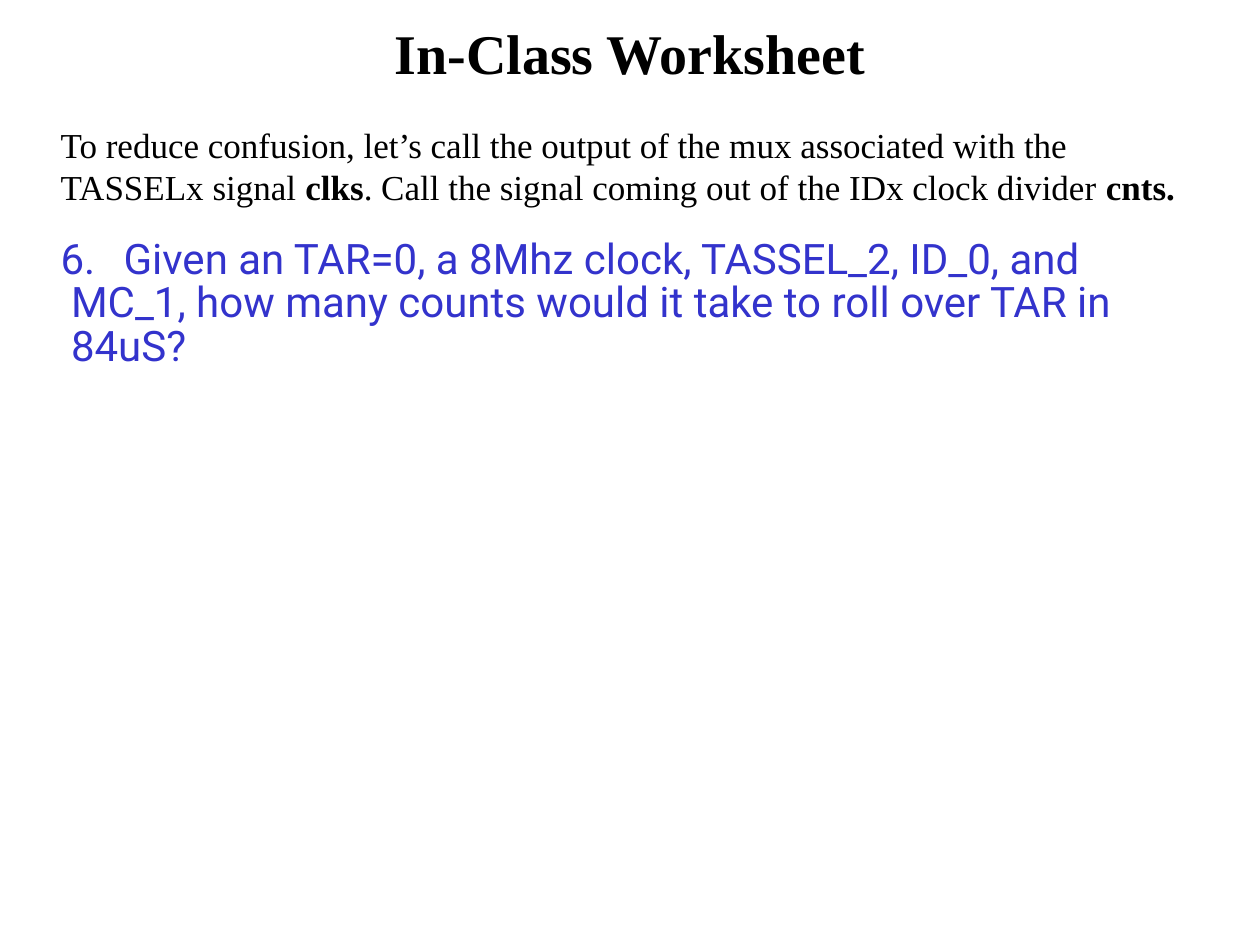
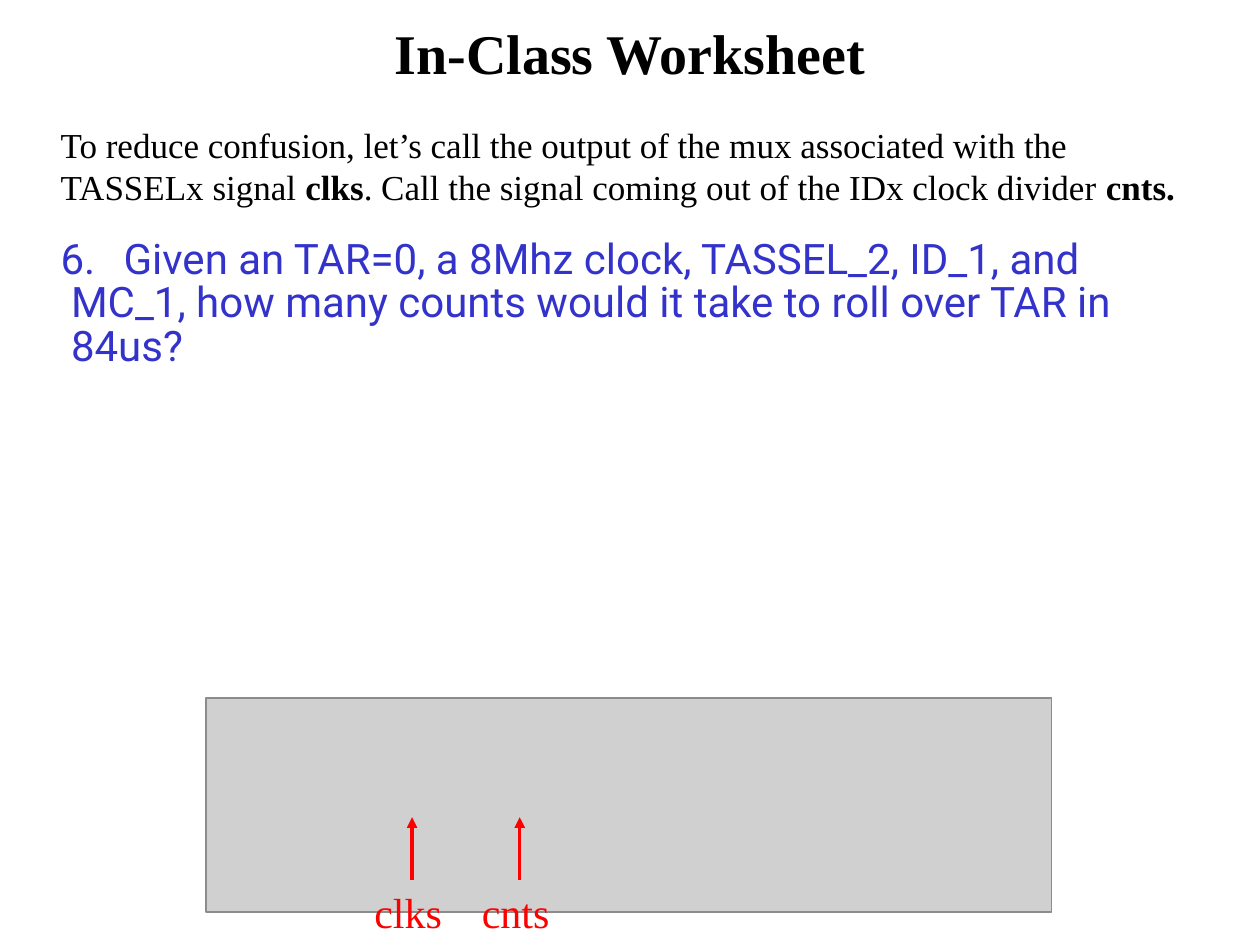
Before and after one commit to pw4rn3r/ECE382, a slide deck: slide 31 of notes/L25/Lsn25.pptx (slide 25 before the commit). Drawn at 1260x945 pixels with LibreOffice and Linux fonts; fonts in the diff are those of the drawing; grey boxes stand for pictures. Boxes give left, top, right and bottom in pixels: in the first picture for what was removed or moved away, otherwise in the second. Text is boxed around its words. In the diff, an @@ line names an element or a change of style, - is before the commit and + after.

```diff
--- a/notes/L25/Lsn25.pptx
+++ b/notes/L25/Lsn25.pptx
@@ text at <box>124,242,1080,280</box>: text changed @@
-6. Given an TAR=0, a 8Mhz clock, TASSEL_2, ID_0, and
+6. Given an TAR=0, a 8Mhz clock, TASSEL_2, ID_1, and
@@ text at <box>71,330,183,362</box>: text changed @@
-84uS?
+84us?
@@ picture added at <box>207,698,1052,912</box> @@
@@ arrow added from (412, 881) to (412, 818), #FF0000 2 pt @@
@@ arrow added from (519, 881) to (519, 818), #FF0000 2 pt @@
@@ text added at <box>374,895,442,937</box>, 24 pt, text #FF0000 @@
+clks
@@ text added at <box>482,895,550,937</box>, 24 pt, text #FF0000 @@
+cnts
```
Also in this commit, not shown: 19 other slides changed, 16 slides added, 4 slides removed.
